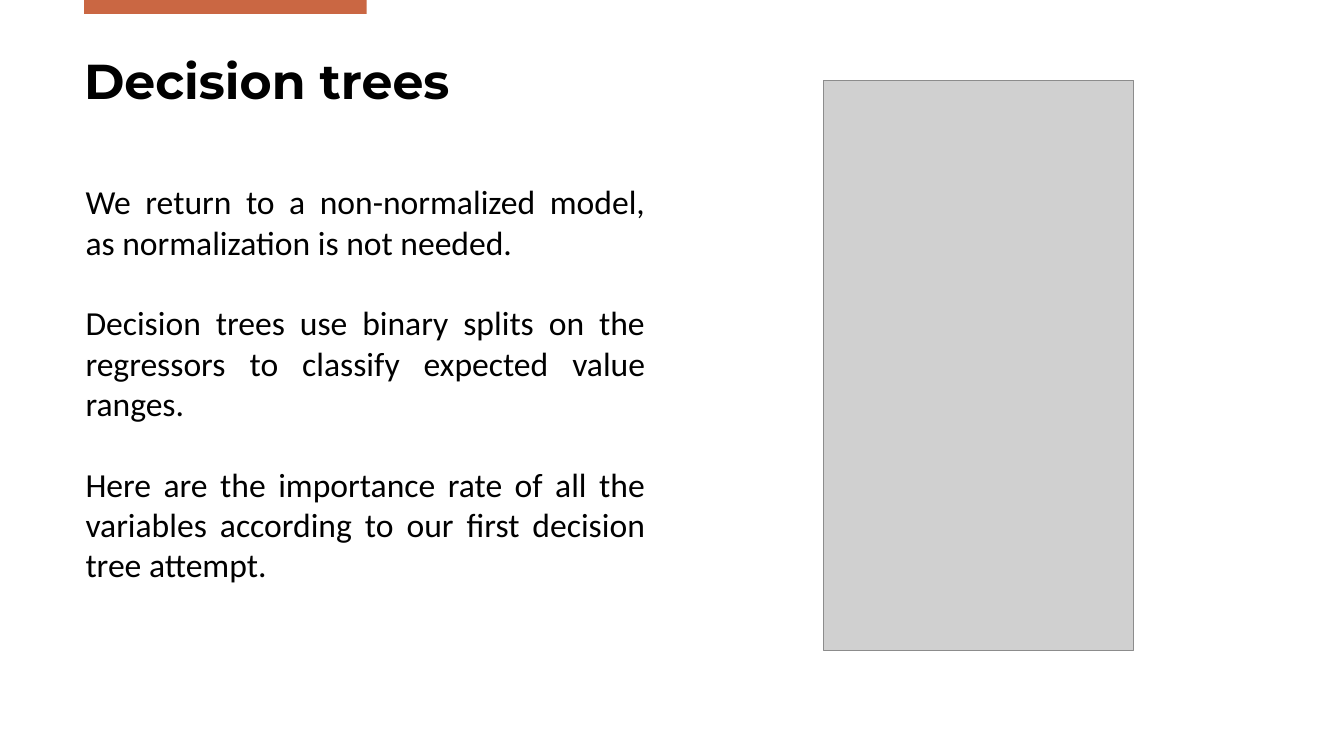
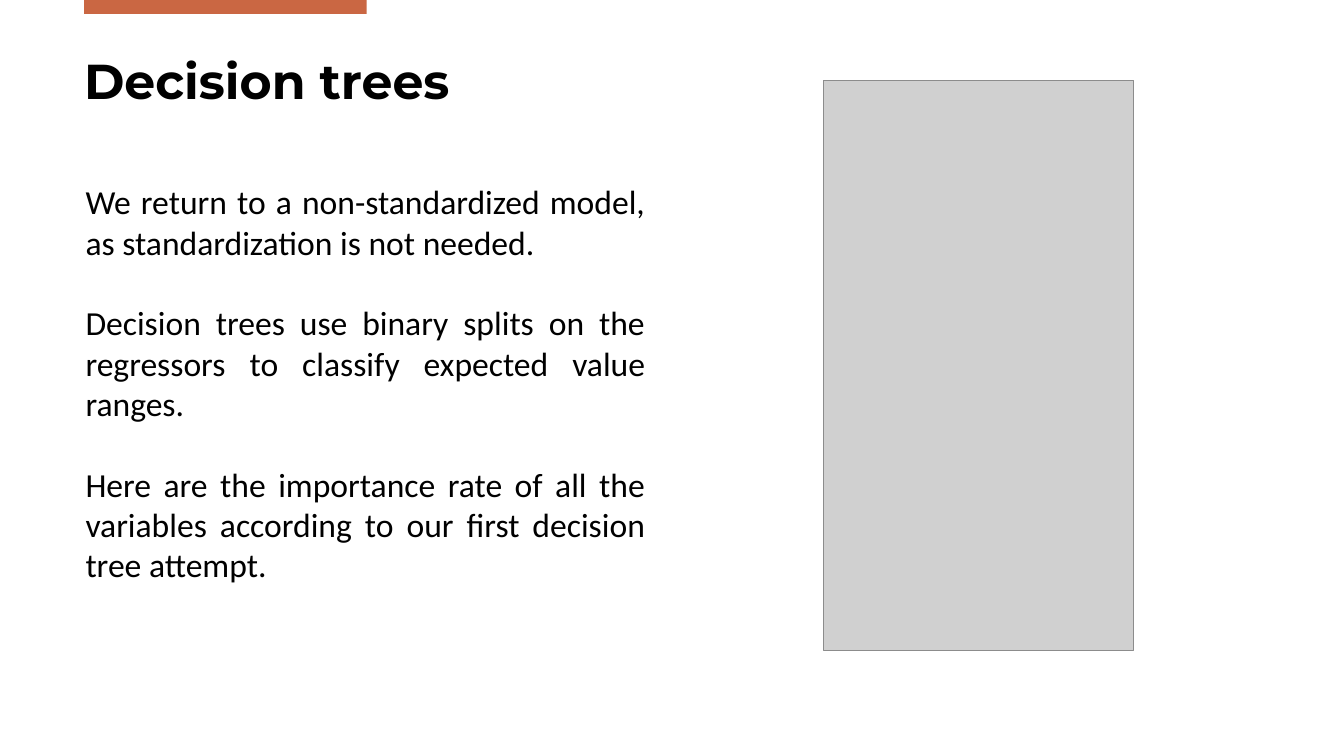
Before and after one commit to DanieleGotti/Food_Delivery_Time_Prediction, a slide deck: slide 33 of Presentation_Gotti_Mazzoleni.pptx. Drawn at 1344x756 pixels with LibreOffice and Linux fonts; fonts in the diff are those of the drawing; grey boxes stand for pictures; background and template pictures are left out. Boxes give left, top, right and bottom in pixels: in the first picture for what was removed or moved away, otherwise in the second. Text is boxed around its words. In the diff, an @@ line names an element or a change of style, - is before the commit and + after.

Commit message:
last presentation update

```diff
--- a/Presentation_Gotti_Mazzoleni.pptx
+++ b/Presentation_Gotti_Mazzoleni.pptx
@@ text at [86,190,645,256]: text changed @@
-We return to a non-normalized model, as normalization is not needed.
+We return to a non-standardized model, as standardization is not needed.
```
